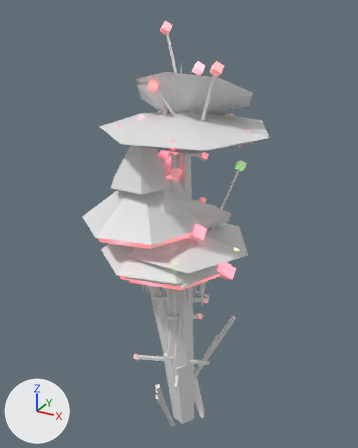
A saved change to the glTF model levels/skyforge_arena/props/props.glb.
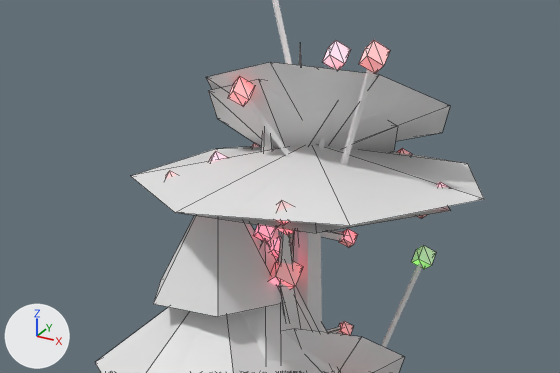
The first picture shows the older version from a 50 mm camera at (8.8, -16.56, 18.14) aimed at (-0.52, 0.38, 9.67). The close-ups show the older and then the newer version on the part from 10% to 86% of the width and 9% to 49% of the height of that picture. Only the edits that show in the close-ups are written down. The lights are fixed; the arrows at lower left show +X, +Y and +Z. The close-ups show mesh edges as thin lines. Vertices at exactly the same position are counted once.

The first close-up shows 'sat_dish_alien_cartoon_0_frame', 'sat_dish_alien_cartoon_0_hull', 'sat_dish_alien_cartoon_0_light', 'sat_dish_alien_cartoon_1_frame', 'sat_dish_alien_cartoon_1_hull', 'sat_dish_alien_cartoon_1_light', 'sat_dish_alien_cartoon_2_hull', 'sat_pod_alien_cartoon_0_hull', 'sat_pod_alien_cartoon_1_hull', 'sat_pod_alien_cartoon_2_hull', 'sat_spire_alien_cartoon_2_hull', 'sat_spire_alien_cartoon_2_light' and 11 more.
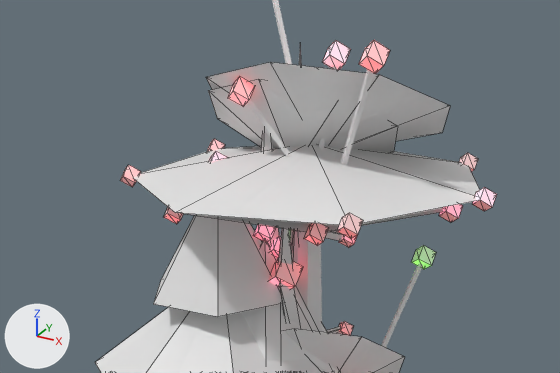
What differs and where, as boxes (x1, y1, x2, y2) in the close-ups (560 x 373 px; the box of a moved part takes in the faces that stretch with it):
'sat_dish_alien_cartoon_0_light', reshaped (34% wider, 8% taller)
    before: (166, 40, 448, 225)
    after: (120, 40, 497, 239)
'sat_dish_alien_cartoon_1_light', reshaped
    before: (228, 40, 427, 236)
    after: (164, 40, 462, 246)
part 1 of me_sat_dish_alien_cartoon_0_light, moved or reshaped (mostly hidden before)
    before: (437, 182, 448, 187)
    after: (472, 187, 497, 211)
part 2 of me_sat_dish_alien_cartoon_0_light, moved or reshaped
    before: (275, 200, 292, 225)
    after: (337, 213, 363, 239)
part 3 of me_sat_dish_alien_cartoon_0_light, moved or reshaped (mostly hidden before)
    before: (166, 171, 177, 179)
    after: (120, 165, 141, 187)
part 4 of me_sat_dish_alien_cartoon_0_light, moved or reshaped (mostly hidden before)
    before: (251, 143, 259, 147)
    after: (207, 139, 225, 151)
part 5 of me_sat_dish_alien_cartoon_0_light, moved or reshaped
    before: (397, 148, 412, 155)
    after: (459, 153, 478, 172)
part 6 of me_sat_dish_alien_cartoon_1_light, moved or reshaped (mostly hidden before)
    before: (418, 215, 427, 219)
    after: (439, 204, 462, 222)
part 7 of me_sat_dish_alien_cartoon_1_light, moved or reshaped
    before: (275, 221, 294, 236)
    after: (304, 223, 329, 246)
part 8 of me_sat_dish_alien_cartoon_1_light, moved or reshaped (not visible before)
    after: (164, 207, 183, 224)

Patch to the scene script:
```diff
--- a/levels/skyforge_arena/props/props.glb.py
+++ b/levels/skyforge_arena/props/props.glb.py
@@ me_sat_dish_alien_cartoon_0_light @@
 # used by ob_sat_dish_alien_cartoon_0_light; location = (0.0, 0.0, 0.0)
-me_sat_dish_alien_cartoon_0_light.from_pydata(...)  # 64 vertices, 96 faces; spans x -2.22..2.7, y -2.62..2.62, z 13.71..17.65
+me_sat_dish_alien_cartoon_0_light.from_pydata(...)  # 64 vertices, 96 faces; spans x -3.17..3.5, y -2.81..2.81, z 13.71..17.65
+# me_sat_dish_alien_cartoon_0_light part 1: the loose piece of 8 vertices spanning x 2.35..2.7, y -0.22..0.22, z 13.71..14.14 is moved by (0.8, 0.0, 0.0)
+# me_sat_dish_alien_cartoon_0_light part 2: the loose piece of 8 vertices spanning x 0.6..0.96, y -2.62..-2.19, z 13.71..14.14 is moved by (1.29, -0.19, 0.0)
+# me_sat_dish_alien_cartoon_0_light part 3: the loose piece of 8 vertices spanning x -2.22..-1.87, y -1.7..-1.27, z 13.71..14.14 is moved by (-0.95, 0.04, 0.0)
+# me_sat_dish_alien_cartoon_0_light part 4: the loose piece of 8 vertices spanning x -2.22..-1.87, y 1.27..1.7, z 13.71..14.14 is moved by (-0.95, -0.04, 0.0)
+# me_sat_dish_alien_cartoon_0_light part 5: the loose piece of 8 vertices spanning x 0.6..0.96, y 2.19..2.62, z 13.71..14.14 is moved by (1.29, 0.19, 0.0)
 me_sat_dish_alien_cartoon_0_light.materials.append(mat_sc_atlas_island_trees)
@@ me_sat_dish_alien_cartoon_1_light @@
 # used by ob_sat_dish_alien_cartoon_1_light; location = (0.0, 0.0, 0.0)
-me_sat_dish_alien_cartoon_1_light.from_pydata(...)  # 64 vertices, 96 faces; spans x -1.95..2.37, y -2.3..2.3, z 13.44..16.35
+me_sat_dish_alien_cartoon_1_light.from_pydata(...)  # 64 vertices, 96 faces; spans x -2.92..2.92, y -2.59..2.59, z 13.44..16.35
+# me_sat_dish_alien_cartoon_1_light part 6: the loose piece of 8 vertices spanning x 2.01..2.37, y -0.22..0.22, z 13.44..13.87 is moved by (0.55, 0.0, 0.0)
+# me_sat_dish_alien_cartoon_1_light part 7: the loose piece of 8 vertices spanning x 0.5..0.85, y -2.3..-1.87, z 13.44..13.87 is moved by (0.69, -0.29, 0.0)
+# me_sat_dish_alien_cartoon_1_light part 8: the loose piece of 8 vertices spanning x -1.95..-1.59, y -1.5..-1.07, z 13.44..13.87 is moved by (0.4, -1.08, 0.0)
+# other edits to the shape of me_sat_dish_alien_cartoon_1_light do not show in these pictures
 me_sat_dish_alien_cartoon_1_light.materials.append(mat_sc_atlas_island_trees)
```
